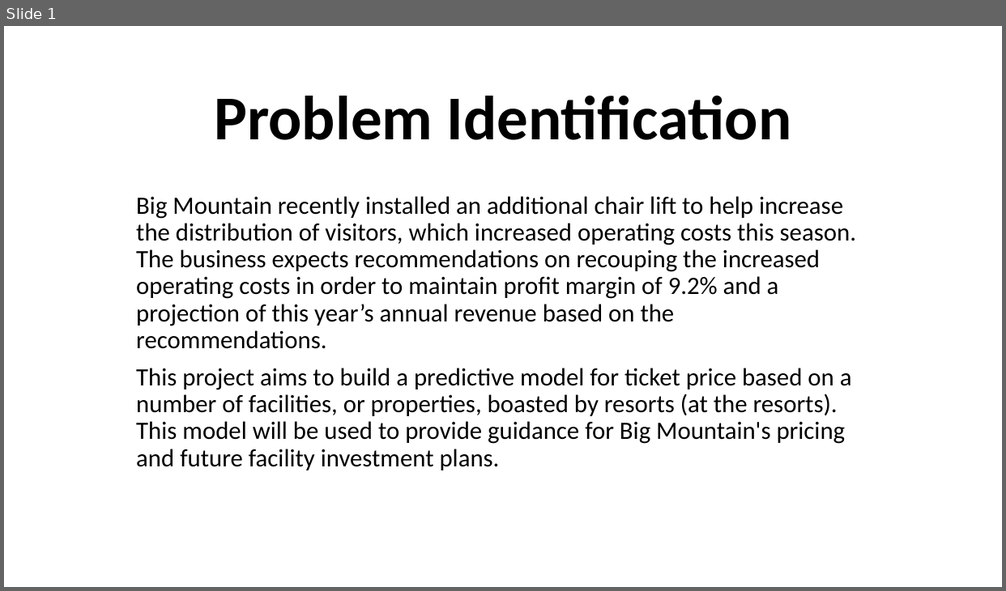
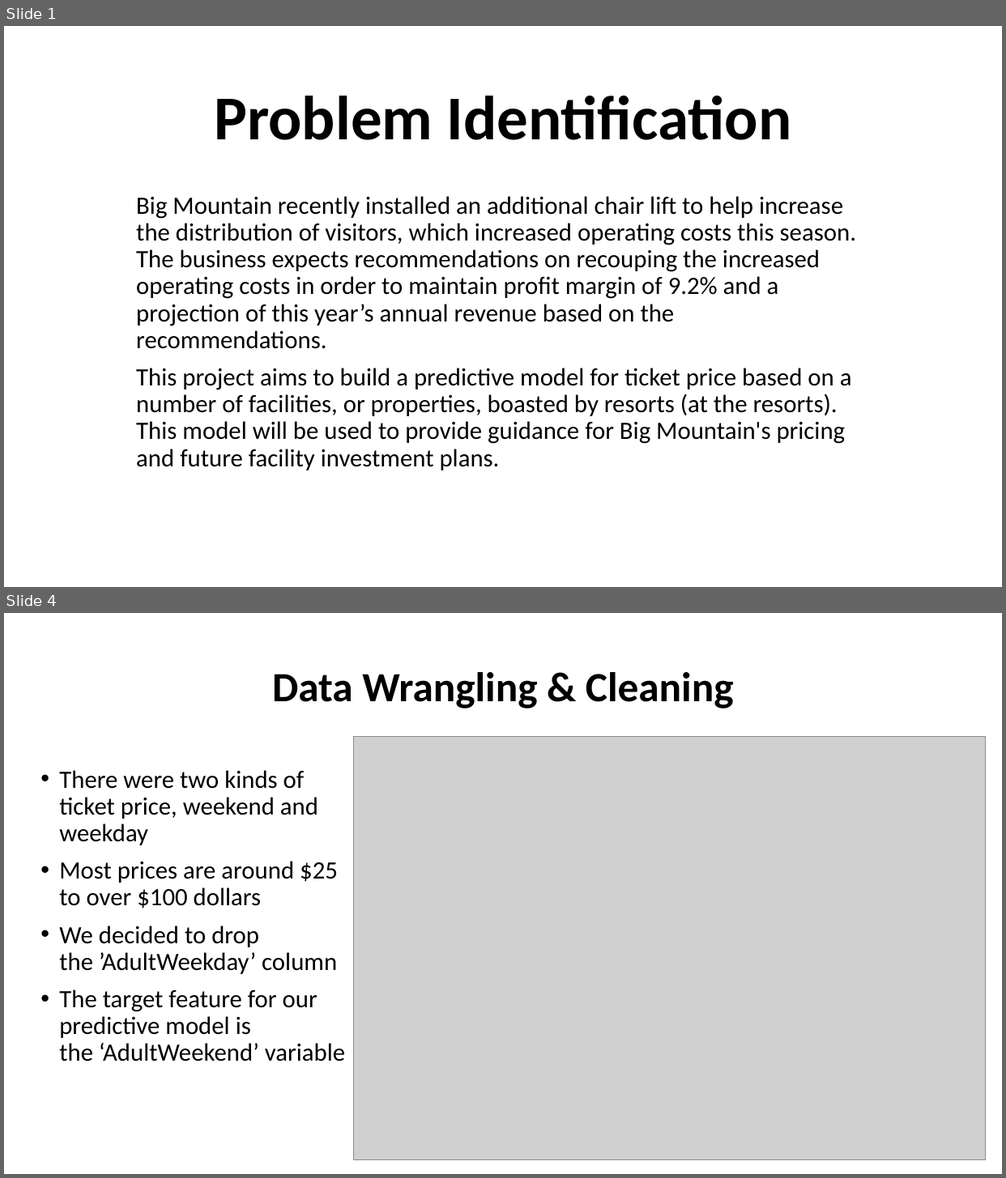
Before and after one commit to reneeylewis/Springboard-Projects, a slide deck: GuidedCapstone - Ski Resort/Step Seven - Slide Deck/Guided Capstone Slide Deck.pptx. Shown one above the other, each under a label of ours: slide 1 before the commit, slides 1 and 4 after it; the slides between them are not shown. The pictures are 1006x591 and 1006x1178 pixels, drawn with LibreOffice and Linux fonts; fonts in the diff are those of the drawing; grey boxes stand for pictures. Boxes give left, top, right and bottom in pixels: in the first picture for what was removed or moved away, otherwise in the second. Text is boxed around its words. In the diff, an @@ line names an element or a change of style, - is before the commit and + after.

```diff
--- a/GuidedCapstone - Ski Resort/Step Seven - Slide Deck/Guided Capstone Slide Deck.pptx
+++ b/GuidedCapstone - Ski Resort/Step Seven - Slide Deck/Guided Capstone Slide Deck.pptx
@@ slide 4 added at (x1=4, y1=613, x2=1002, y2=1174), background #FFFFFF @@
@@ title added at (x1=272, y1=672, x2=734, y2=709), 40 pt, text #000000, bold @@
+Data Wrangling & Cleaning
@@ picture added at (x1=354, y1=736, x2=987, y2=1160) @@
@@ text added at (x1=59, y1=770, x2=345, y2=1062), 24 pt, text #000000 @@
+• There were two kinds of ticket price, weekend and weekday
+• Most prices are around $25 to over $100 dollars
+• We decided to drop the ’AdultWeekday’ column
+• The target feature for our predictive model is the ‘AdultWeekend’ variable
```
Also in this commit, not shown: 6 slides changed, 2 other slides added, 1 other file.
